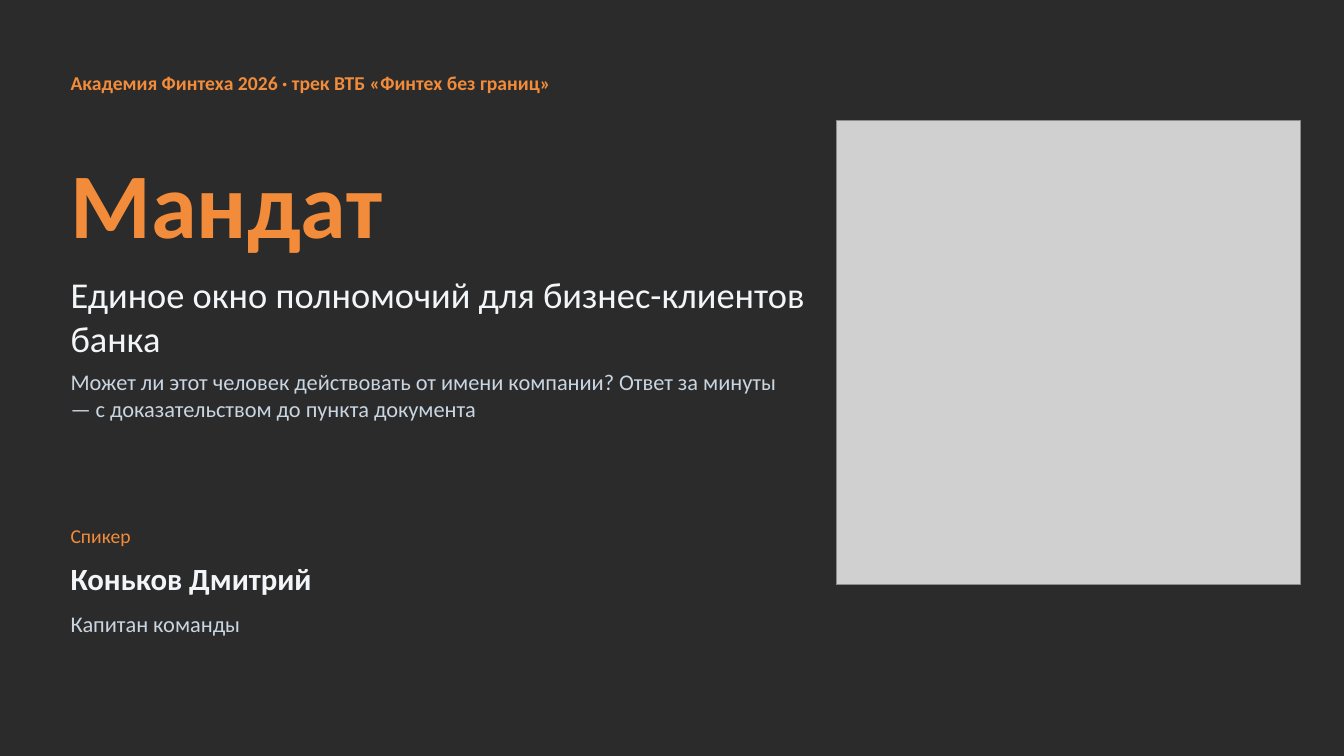
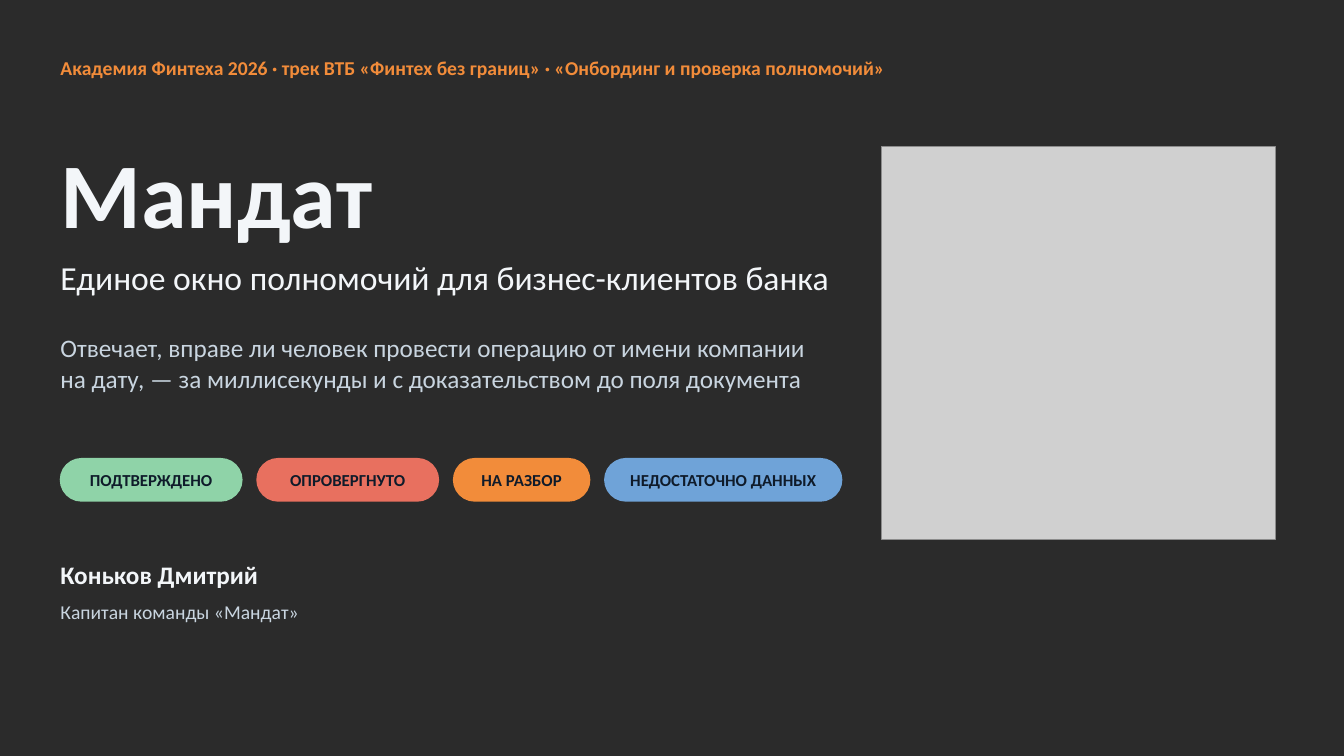
Before and after one commit to KonkovDV/Mandat, a slide deck: slide 1 of Mandat_VTB.pptx. Drawn at 1344x756 pixels with LibreOffice and Linux fonts; fonts in the diff are those of the drawing; grey boxes stand for pictures; background and template pictures are left out; a plain dark background stands for a picture behind light text. Boxes give left, top, right and bottom in pixels: in the first picture for what was removed or moved away, otherwise in the second. Text is boxed around its words. In the diff, an @@ line names an element or a change of style, - is before the commit and + after.

```diff
--- a/Mandat_VTB.pptx
+++ b/Mandat_VTB.pptx
@@ text at (60,61,884,78): text changed @@
-Академия Финтеха 2026 · трек ВТБ «Финтех без границ»
+Академия Финтеха 2026 · трек ВТБ «Финтех без границ» · «Онбординг и проверка полномочий»
@@ text "Мандат": place and size @@
-text "Мандат" at (71,178,383,253)
+text "Мандат" at (60,168,372,243)
@@ text "Мандат" at (60,168,372,243): text colour #F28C3A to #F3F6F9; less space between paragraphs; vertical alignment middle to top @@
@@ picture: place and size @@
-picture at (837,121,1301,585)
+picture at (882,146,1275,539)
@@ text "Единое окно полномочий для бизнес-клиентов ...": place and size @@
-text "Единое окно полномочий для бизнес-клиентов ..." at (71,283,804,353)
+text "Единое окно полномочий для бизнес-клиентов ..." at (60,267,829,296)
@@ text "Единое окно полномочий для бизнес-клиентов ..." at (60,267,829,296): size 26 to 24 pt; less space between paragraphs @@
@@ text at (60,340,804,392): text changed; size 16 to 18 pt @@
-Может ли этот человек действовать от имени компании? Ответ за минуты — с доказательством до пункта документа
+Отвечает, вправе ли человек провести операцию от имени компании на дату, — за миллисекунды и с доказательством до поля документа
@@ rounded rectangle added at (60,459,242,501), fill #8FD3A8, outline #8FD3A8 1 pt @@
@@ text added at (90,475,212,489), 12 pt, text #0F1B2A, bold @@
+ПОДТВЕРЖДЕНО
@@ rounded rectangle added at (257,459,439,501), fill #E8705F, outline #E8705F 1 pt @@
@@ text added at (290,475,405,486), 12 pt, text #0F1B2A, bold @@
+ОПРОВЕРГНУТО
@@ rounded rectangle added at (454,459,590,501), fill #F28C3A, outline #F28C3A 1 pt @@
@@ text added at (481,475,562,486), 12 pt, text #0F1B2A, bold @@
+НА РАЗБОР
@@ rounded rectangle added at (605,459,842,501), fill #6FA3D8, outline #6FA3D8 1 pt @@
@@ text added at (630,475,816,489), 12 pt, text #0F1B2A, bold @@
+НЕДОСТАТОЧНО ДАННЫХ
@@ text removed at (71,530,131,546) @@
-Спикер
@@ text "Коньков Дмитрий": place and size @@
-text "Коньков Дмитрий" at (71,569,311,595)
+text "Коньков Дмитрий" at (60,566,258,588)
@@ text "Коньков Дмитрий" at (60,566,258,588): size 22 to 18 pt; less space between paragraphs @@
@@ text at (60,606,299,622): text changed; size 16 to 14 pt @@
-Капитан команды
+Капитан команды «Мандат»
```
Also in this commit, not shown: 2 other slides changed, 24 slides added, 16 slides removed, 1 other file.
